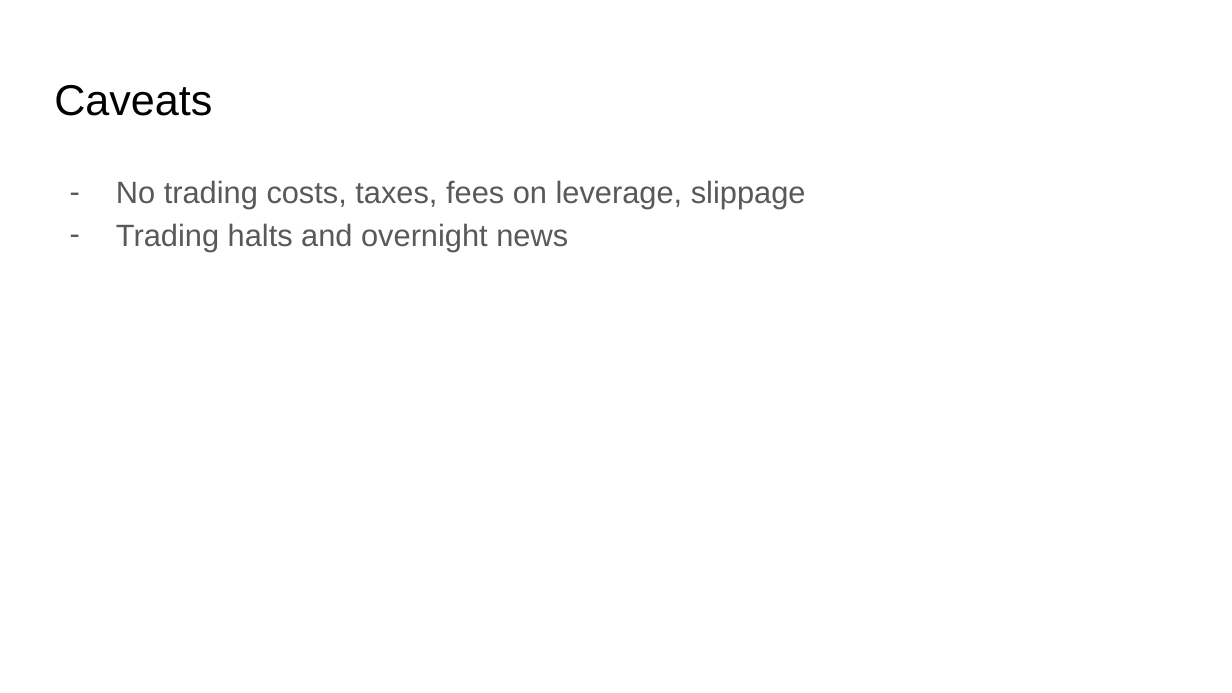
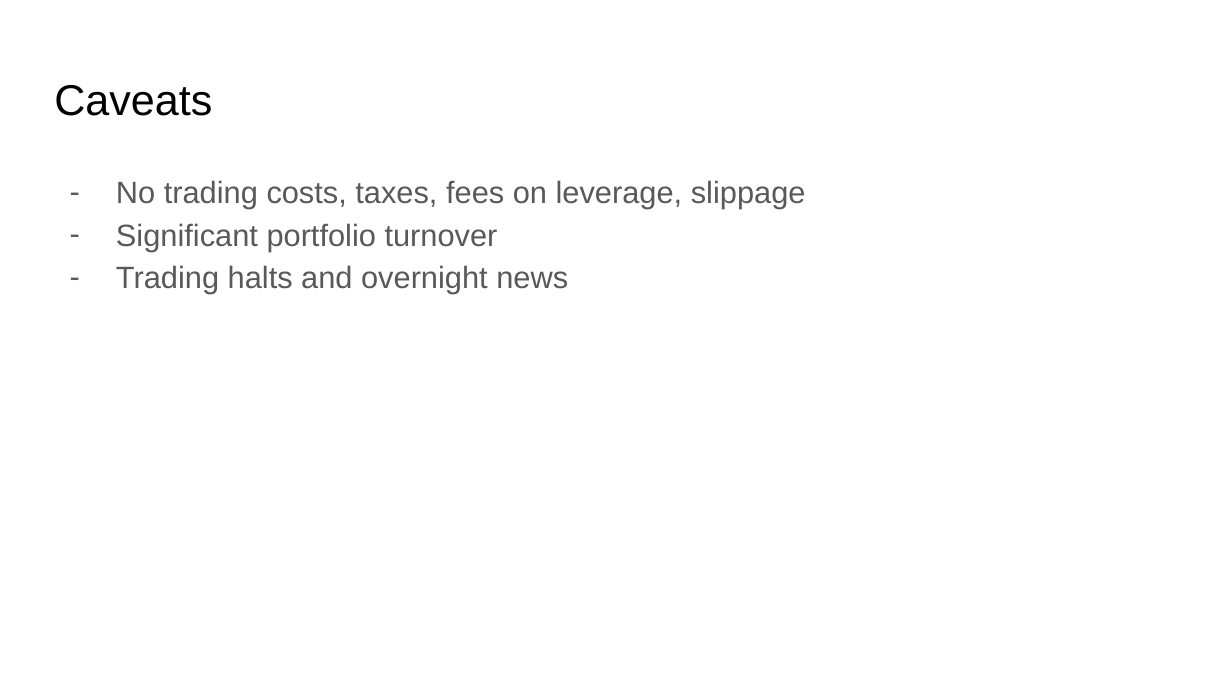
Before and after one commit to vweinblatt123/CF-Project2, a slide deck: slide 15 of CF-Project2.pptx. Drawn at 1232x693 pixels with LibreOffice and Linux fonts; fonts in the diff are those of the drawing. Boxes give left, top, right and bottom in pixels: in the first picture for what was removed or moved away, otherwise in the second. Text is boxed around its words. In the diff, an @@ line names an element or a change of style, - is before the commit and + after.

Commit message:
presentation

```diff
--- a/CF-Project2.pptx
+++ b/CF-Project2.pptx
@@ text at [116, 223, 498, 252]: paragraph added @@
+– Significant portfolio turnover
```
